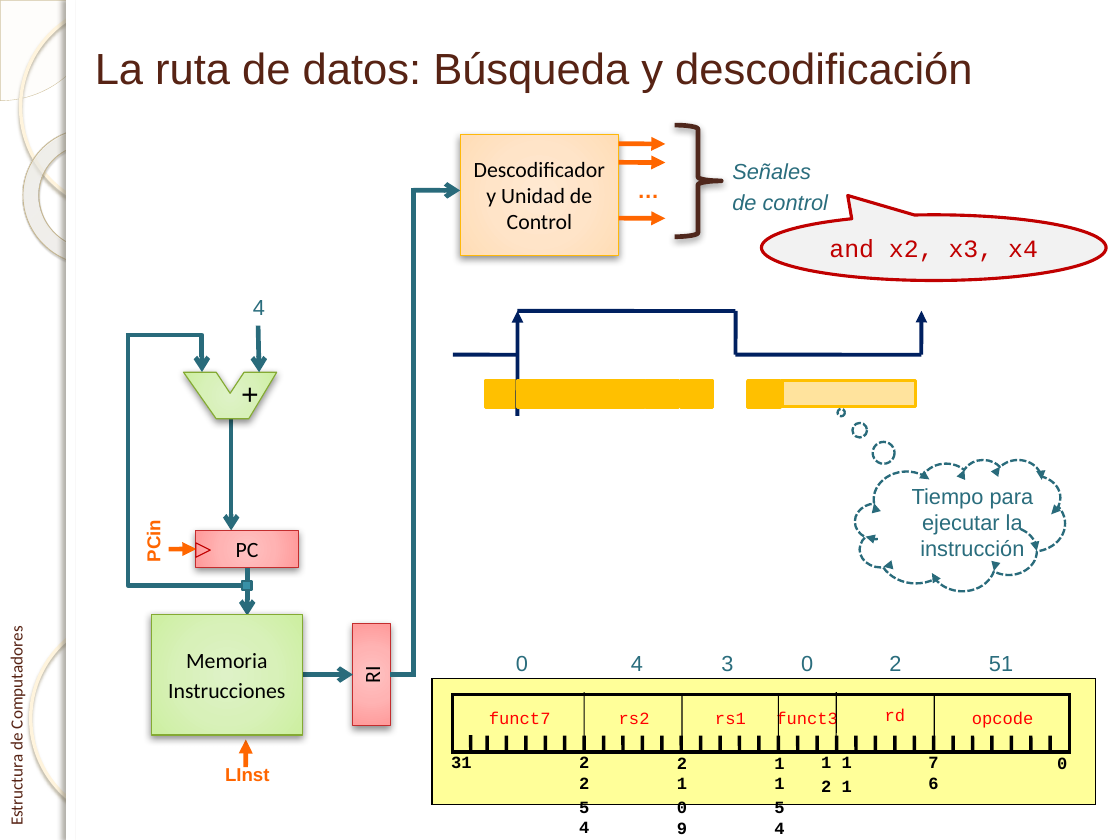
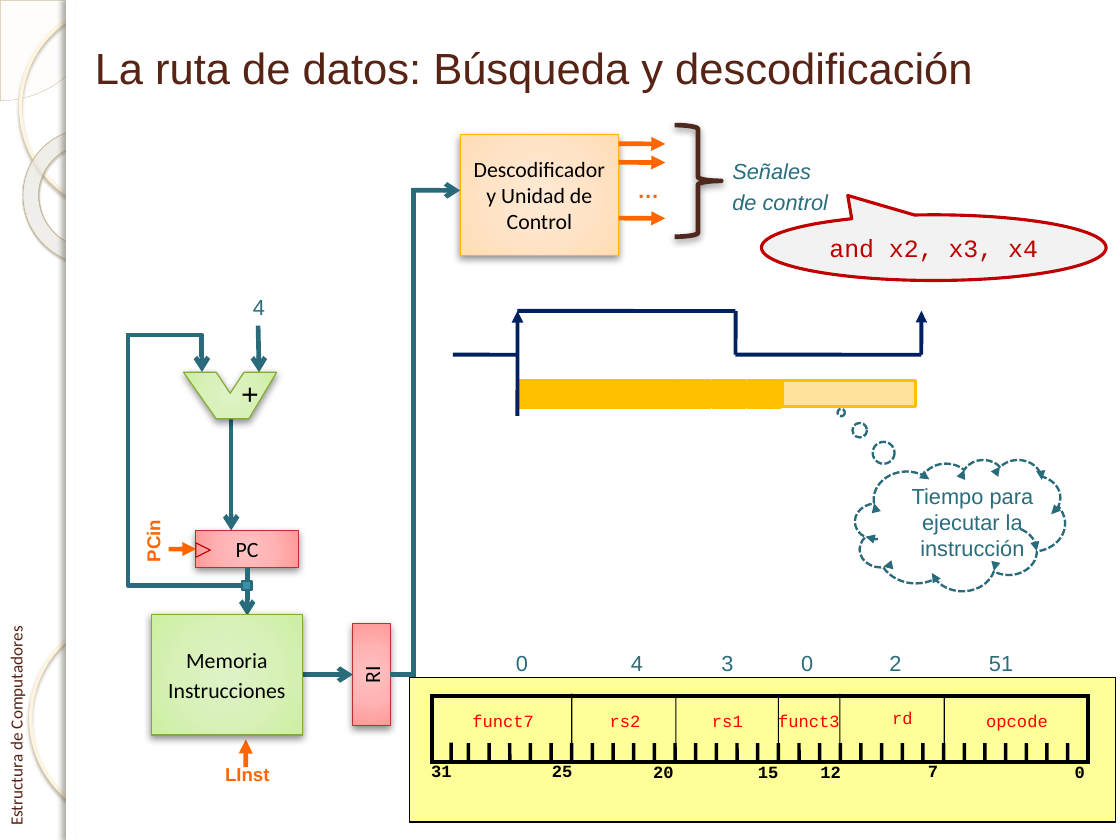
Before and after one commit to enriquesquintana/ETC, a slide deck: slide 51 of ETC_RISCV/Teoría/Tema 1. El procesador_RISCV.pptx (slide 49 before the commit). Drawn at 1120x840 pixels with LibreOffice and Linux fonts; fonts in the diff are those of the drawing; background and template pictures are left out. Boxes give left, top, right and bottom in pixels: in the first picture for what was removed or moved away, otherwise in the second. Text is boxed around its words. In the diff, an @@ line names an element or a change of style, - is before the commit and + after.

```diff
--- a/ETC_RISCV/Teoría/Tema 1. El procesador_RISCV.pptx
+++ b/ETC_RISCV/Teoría/Tema 1. El procesador_RISCV.pptx
@@ rectangle: place and size @@
-rectangle at <box>485,381,517,407</box>
+rectangle at <box>615,381,647,407</box>
@@ rectangle: place and size @@
-rectangle at <box>680,381,712,407</box>
+rectangle at <box>713,381,746,407</box>
@@ rectangle: place and size @@
-rectangle at <box>432,679,1096,805</box>
+rectangle at <box>410,678,1116,822</box>
@@ rectangle: place and size @@
-rectangle at <box>452,694,1070,752</box>
+rectangle at <box>432,696,1089,762</box>
@@ text "funct7": place and size @@
-text "funct7" at <box>489,711,551,724</box>
+text "funct7" at <box>472,714,534,727</box>
@@ line moved from (585, 750) - (585, 692) to (571, 759) - (571, 693) @@
@@ text "rs2": place and size @@
-text "rs2" at <box>619,712,650,724</box>
+text "rs2" at <box>610,715,641,727</box>
@@ line moved from (682, 752) - (682, 693) to (675, 762) - (675, 696) @@
@@ line moved from (778, 754) - (778, 697) to (778, 764) - (778, 698) @@
@@ line moved from (837, 750) - (837, 692) to (840, 759) - (840, 693) @@
@@ text "rd": place and size @@
-text "rd" at <box>885,708,906,722</box>
+text "rd" at <box>892,711,913,725</box>
@@ line moved from (934, 752) - (934, 694) to (944, 762) - (944, 696) @@
@@ text "opcode": place and size @@
-text "opcode" at <box>972,711,1034,728</box>
+text "opcode" at <box>986,714,1048,731</box>
@@ line moved from (623, 736) - (623, 753) to (451, 743) - (451, 762) @@
@@ 7 lines: place and size @@
-7 lines at <box>470,735,818,753</box>
+7 lines at <box>468,744,820,762</box>
@@ 8 lines: place and size @@
-8 lines at <box>506,736,876,753</box>
+8 lines at <box>510,744,881,762</box>
@@ 3 lines: place and size @@
-3 lines at <box>604,736,914,753</box>
+3 lines at <box>613,744,923,762</box>
@@ 5 lines: place and size @@
-5 lines at <box>643,736,992,753</box>
+5 lines at <box>634,744,984,762</box>
@@ 6 lines: place and size @@
-6 lines at <box>681,736,1051,753</box>
+6 lines at <box>675,744,1047,762</box>
@@ line moved from (934, 736) - (934, 753) to (1067, 744) - (1067, 762) @@
@@ text "31": place and size @@
-text "31" at <box>451,756,472,768</box>
+text "31" at <box>431,765,452,777</box>
@@ group added at <box>552,765,841,778</box>: 4 texts @@
+25
+20
+15
+12
@@ group removed at <box>579,756,852,834</box>: 4 texts @@
-2 2
-5 4
-2 1
-0 9
-1 1
-5 4
-1 1
-2 1
@@ text at <box>928,765,938,777</box>: text changed @@
-7 6
+7
@@ text "0": place and size @@
-text "0" at <box>1057,757,1067,769</box>
+text "0" at <box>1075,766,1085,778</box>
```
Also in this commit, not shown: 11 other slides changed, 2 slides added, 1 slide removed.
